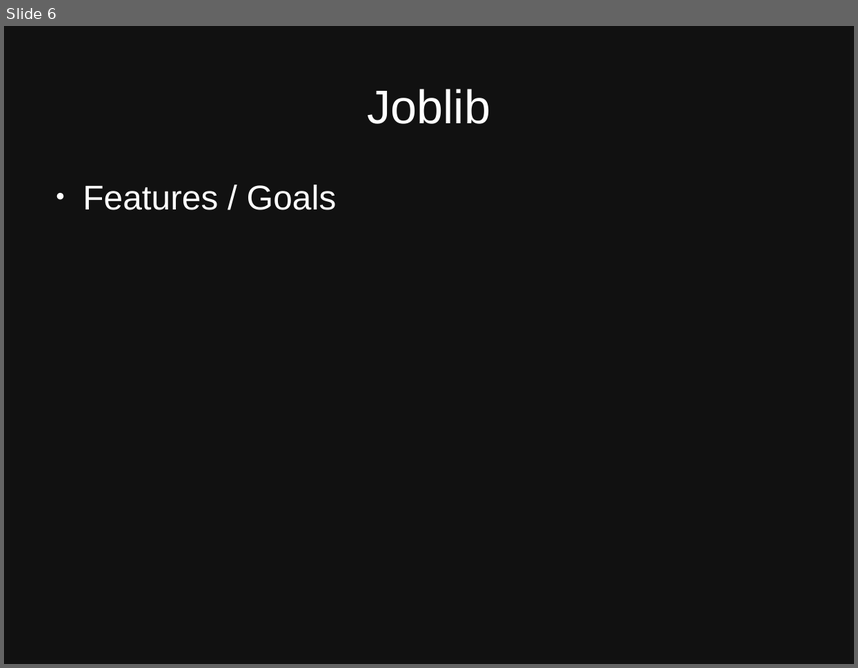
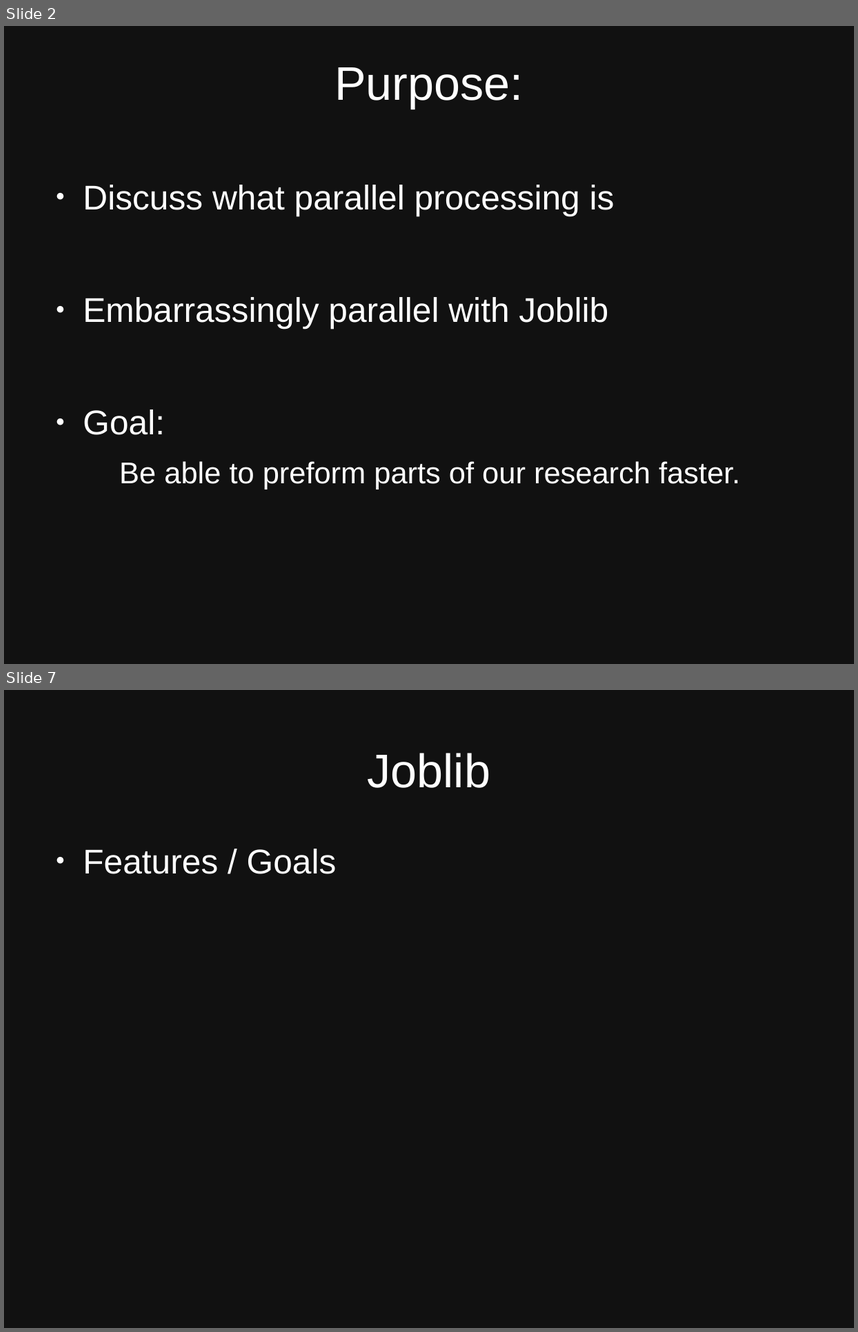
Before and after one commit to jason-neal/PC_Joblib_parrallelization, a slide deck: Embarisingly Parallel.odp. Shown one above the other, each under a label of ours: slide 6 before the commit, slides 2 and 7 after it; the slides between them are not shown. The pictures are 858x668 and 858x1332 pixels, drawn with LibreOffice and Linux fonts; fonts in the diff are those of the drawing. Boxes give left, top, right and bottom in pixels: in the first picture for what was removed or moved away, otherwise in the second. Text is boxed around its words. In the diff, an @@ line names an element or a change of style, - is before the commit and + after.

```diff
--- a/Embarisingly Parallel.odp
+++ b/Embarisingly Parallel.odp
@@ slide 2 added at (4,26,854,664), background #111111 @@
@@ title added at (335,67,523,108), 44 pt, text #FFFFFF @@
+Purpose:
@@ text added at (83,185,740,490), 32 pt, text #FFFFFF @@
+● Discuss what parallel processing is
+● Embarrassingly parallel with Joblib
+● Goal:
+  Be able to preform parts of our research faster.
@@ what was slide 6 is now slide 7 @@
```
Also in this commit, not shown: 2 slides changed, 2 other slides added, 2 slides removed.
